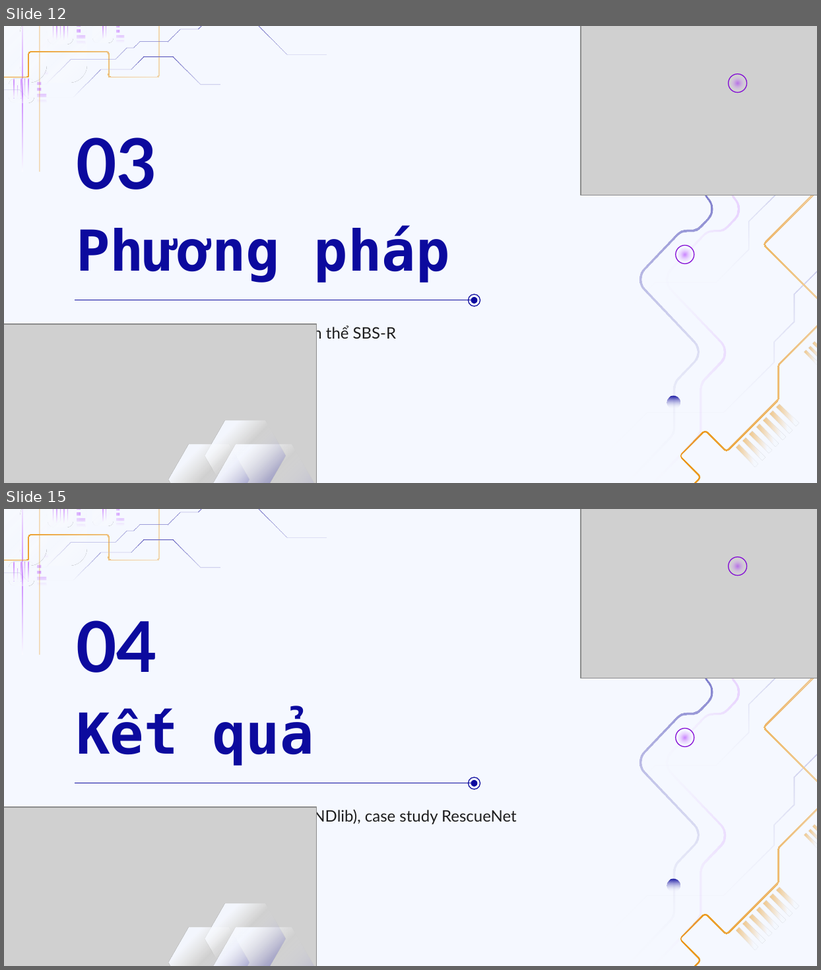
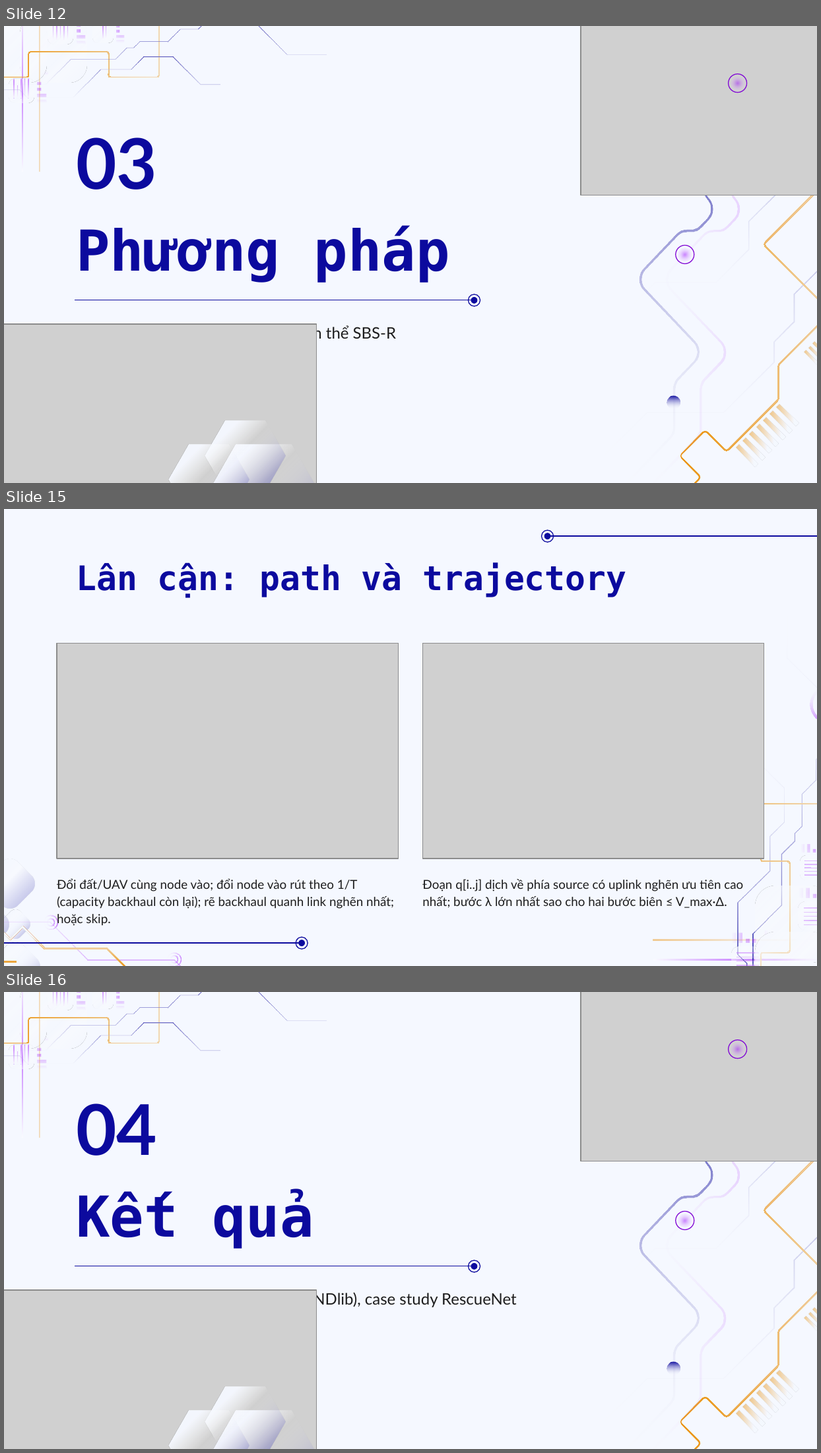
Before and after one commit to doanan293/hust-algorithms-design-analysis, a slide deck: docs/presentation/uav-alert-delivery.pptx. Shown one above the other, each under a label of ours: slides 12 and 15 before the commit, slides 12, 15 and 16 after it; the slides between them are not shown. The pictures are 821x970 and 821x1453 pixels, drawn with LibreOffice and Linux fonts; fonts in the diff are those of the drawing; grey boxes stand for pictures; background and template pictures are left out. Boxes give left, top, right and bottom in pixels: in the first picture for what was removed or moved away, otherwise in the second. Text is boxed around its words. In the diff, an @@ line names an element or a change of style, - is before the commit and + after.

```diff
--- a/docs/presentation/uav-alert-delivery.pptx
+++ b/docs/presentation/uav-alert-delivery.pptx
@@ slide 15 added at bbox=[4, 509, 817, 966], background #F5F8FF @@
@@ ellipse added at bbox=[541, 530, 554, 543], outline #0C0A9E 0.75 pt @@
@@ ellipse added at bbox=[544, 533, 550, 539], fill #0C0A9E @@
@@ line added from (817, 536) to (550, 536), #0C0A9E 0.75 pt @@
@@ title added at bbox=[76, 563, 627, 597], 30 pt, text #0C0A9E, bold @@
+Lân cận: path và trajectory
@@ picture added at bbox=[57, 643, 399, 859] @@
@@ picture added at bbox=[422, 643, 764, 859] @@
@@ group added at bbox=[571, 613, 817, 966]: 29 freeform shapes @@
@@ subtitle added at bbox=[57, 879, 394, 927], 11 pt, text #1D1D1D @@
+Đổi đất/UAV cùng node vào; đổi node vào rút theo 1/T (capacity backhaul còn lại); rẽ backhaul quanh link nghẽn nhất; hoặc skip.
@@ subtitle added at bbox=[422, 879, 743, 908], 11 pt, text #1D1D1D @@
+Đoạn q[i..j] dịch về phía source có uplink nghẽn ưu tiên cao nhất; bước λ lớn nhất sao cho hai bước biên ≤ V_max·Δ.
@@ group added at bbox=[4, 858, 308, 966]: 10 freeform shapes, 2 ellipses, 1 line @@
@@ what was slide 15 is now slide 16 @@
```
Also in this commit, not shown: 7 slides changed.
